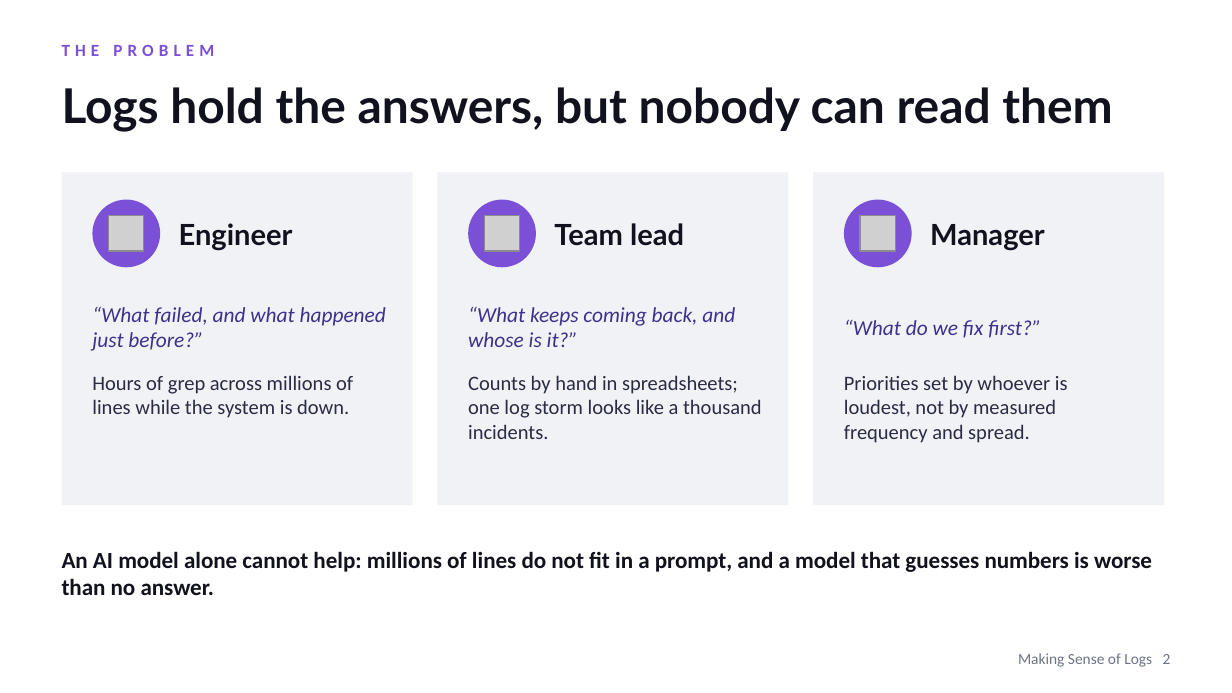
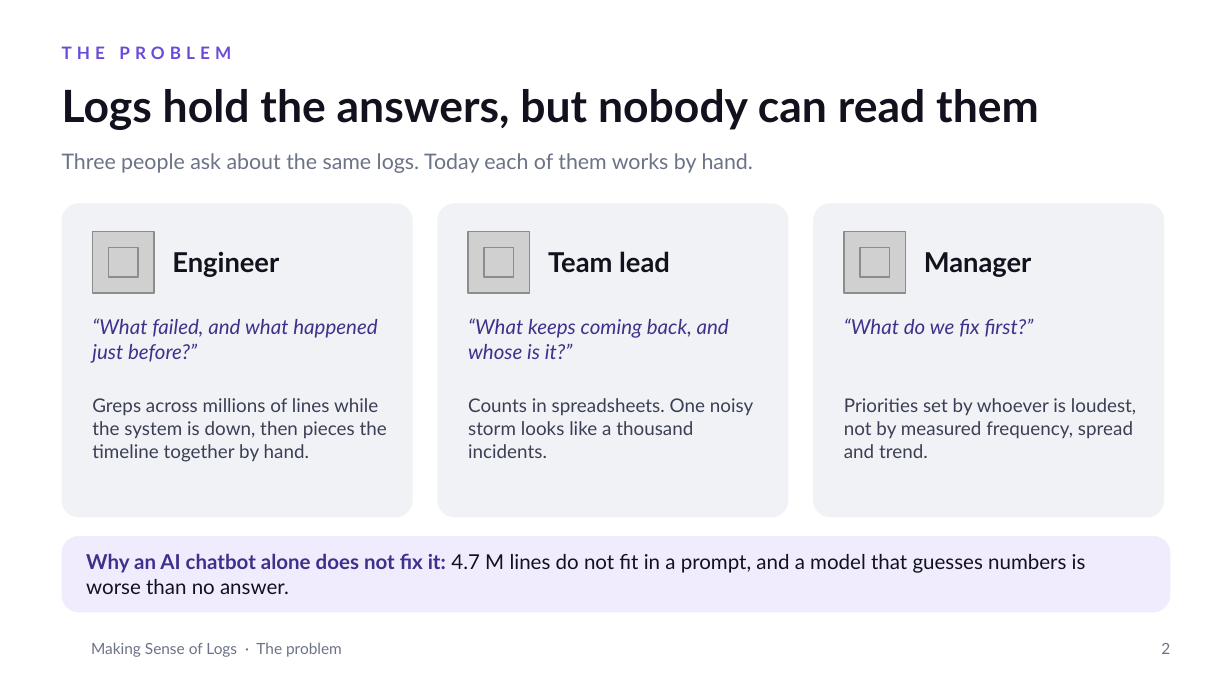
Before and after one commit to aircode610/making-sense-of-logs-schubki-ai-hackathon, a slide deck: slide 2 of docs/slides/making-sense-of-logs.pptx. Drawn at 1232x693 pixels with LibreOffice and Linux fonts; fonts in the diff are those of the drawing; grey boxes stand for pictures; background and template pictures are left out. Boxes give left, top, right and bottom in pixels: in the first picture for what was removed or moved away, otherwise in the second. Text is boxed around its words. In the diff, an @@ line names an element or a change of style, - is before the commit and + after.

```diff
--- a/docs/slides/making-sense-of-logs.pptx
+++ b/docs/slides/making-sense-of-logs.pptx
@@ text "THE PROBLEM" at (62,46,231,59): font Calibri to Lato, text colour #7B4FD6 to #6A4BD8 @@
@@ text "Logs hold the answers, but ..." at (62,89,1039,130): size 28 to 26 pt @@
@@ text added at (62,153,753,173), 12.5 pt, text #6B7386 @@
+Three people ask about the same logs. Today each of them works by hand.
@@ rounded rectangle: place and size @@
-rounded rectangle at (62,172,413,505)
+rounded rectangle at (62,203,413,517)
@@ ellipse removed at (92,200,160,267) @@
@@ rounded rectangle: place and size @@
-rounded rectangle at (437,172,788,505)
+rounded rectangle at (437,203,788,517)
@@ ellipse removed at (468,200,536,267) @@
@@ rectangle to rounded rectangle in 3 elements at (62,203,413,517), (437,203,788,517), (813,203,1164,517) @@
@@ rounded rectangle: place and size @@
-rounded rectangle at (813,172,1164,505)
+rounded rectangle at (813,203,1164,517)
@@ ellipse removed at (844,200,912,267) @@
@@ picture added at (92,232,154,293) @@
@@ text "Engineer": place and size @@
-text "Engineer" at (179,223,293,251)
+text "Engineer" at (172,251,279,277)
@@ picture added at (468,232,530,293) @@
@@ text "Team lead": place and size @@
-text "Team lead" at (554,223,684,246)
+text "Team lead" at (548,251,670,273)
@@ picture added at (844,232,906,293) @@
@@ size 17 to 16 pt in 3 elements at (172,251,279,277), (548,251,670,273), (924,252,1031,277) @@
@@ text "Manager": place and size @@
-text "Manager" at (930,224,1045,251)
+text "Manager" at (924,252,1031,277)
@@ picture: place and size @@
-picture at (108,216,144,251)
+picture at (108,248,138,277)
@@ picture: place and size @@
-picture at (484,216,520,251)
+picture at (484,248,514,277)
@@ picture: place and size @@
-picture at (860,216,896,251)
+picture at (860,248,890,277)
@@ text "“What failed, and what happened ...": place and size @@
-text "“What failed, and what happened ..." at (92,307,386,351)
+text "“What failed, and what happened ..." at (92,318,377,363)
@@ text "“What keeps coming back, and ...": place and size @@
-text "“What keeps coming back, and ..." at (468,307,735,347)
+text "“What keeps coming back, and ..." at (468,318,729,359)
@@ size 12.5 to 12 pt, font Calibri to Lato; vertical alignment middle to top in 3 elements at (92,318,377,363), (468,318,729,359), (844,318,1034,337) @@
@@ text at (92,398,387,462): text changed; size 12 to 11 pt; font Calibri to Lato; text colour #2A2C44 to #3A3F55 @@
-Hours of grep across millions of lines while the system is down.
+Greps across millions of lines while the system is down, then pieces the timeline together by hand.
@@ text at (468,398,753,458): text changed; size 12 to 11 pt; font Calibri to Lato; text colour #2A2C44 to #3A3F55 @@
-Counts by hand in spreadsheets; one log storm looks like a thousand incidents.
+Counts in spreadsheets. One noisy storm looks like a thousand incidents.
@@ text at (844,398,1136,458): text changed; size 12 to 11 pt; font Calibri to Lato; text colour #2A2C44 to #3A3F55 @@
-Priorities set by whoever is loudest, not by measured frequency and spread.
+Priorities set by whoever is loudest, not by measured frequency, spread and trend.
@@ rounded rectangle added at (62,536,1170,612), fill #F1ECFD @@
@@ text at (86,553,1086,594): text changed; size 13.5 to 12 pt; font Calibri to Lato; bold off @@
-An AI model alone cannot help: millions of lines do not fit in a prompt, and a model that guesses numbers is worse than no answer.
+Why an AI chatbot alone does not fix it: 4.7 M lines do not fit in a prompt, and a model that guesses numbers is worse than no answer.
@@ text at (91,642,342,657): text changed; font Calibri to Lato @@
-Making Sense of Logs 2
+Making Sense of Logs · The problem
@@ text added at (1161,643,1170,654), 9 pt, text #6B7386 @@
+2
```
Also in this commit, not shown: 9 other slides changed, 8 slides added, 4 slides removed, 4 other files.
